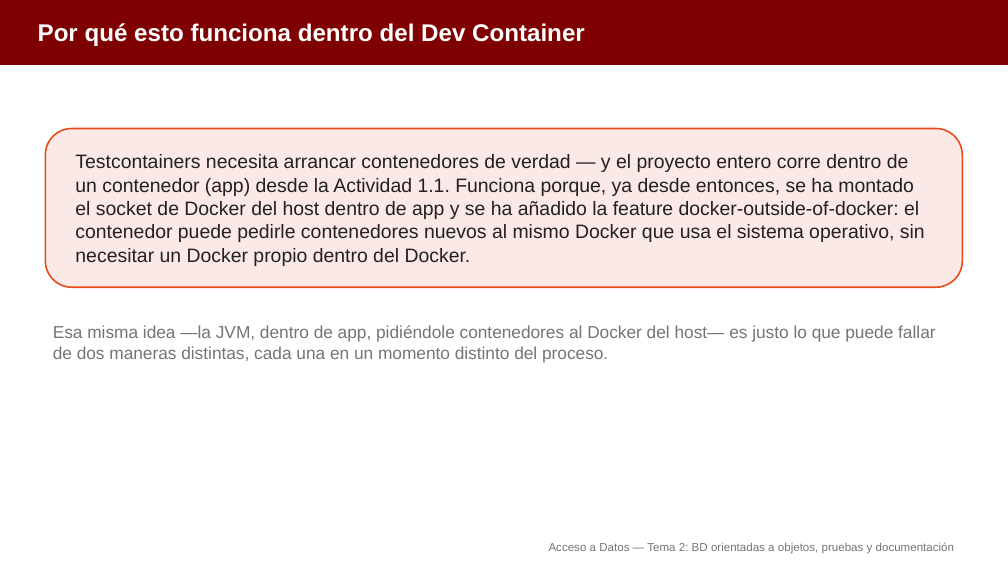
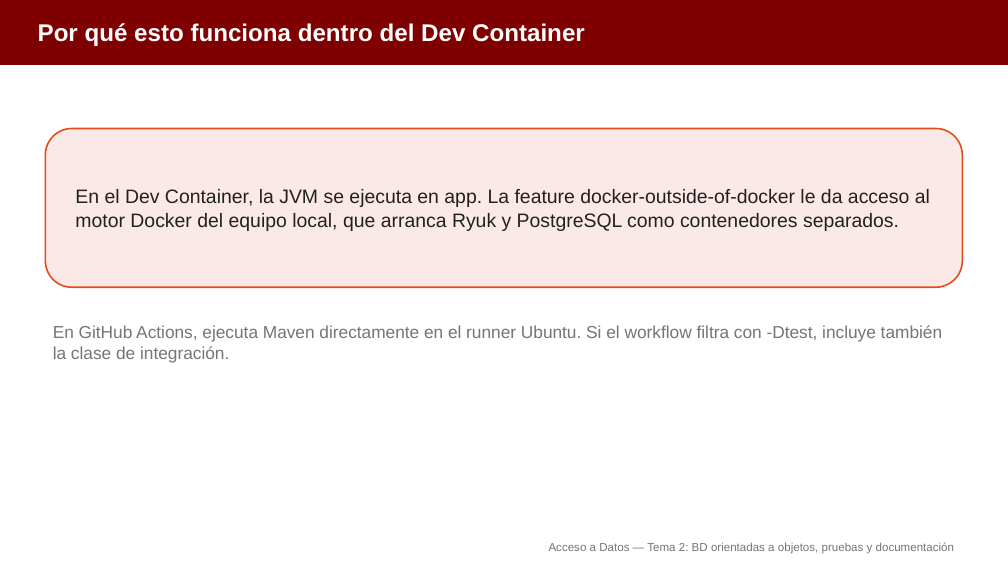
Before and after one commit to aitorventura/acceso-a-datos, a slide deck: slide 8 of docs/tema2/diapositivas/bd-orientadas-a-objetos.pptx (slide 10 before the commit). Drawn at 1008x567 pixels with LibreOffice and Linux fonts; fonts in the diff are those of the drawing. Boxes give left, top, right and bottom in pixels: in the first picture for what was removed or moved away, otherwise in the second. Text is boxed around its words. In the diff, an @@ line names an element or a change of style, - is before the commit and + after.

```diff
--- a/docs/tema2/diapositivas/bd-orientadas-a-objetos.pptx
+++ b/docs/tema2/diapositivas/bd-orientadas-a-objetos.pptx
@@ text at box(75, 189, 930, 231): text changed @@
-Testcontainers necesita arrancar contenedores de verdad — y el proyecto entero corre dentro de un contenedor (app) desde la Actividad 1.1. Funciona porque, ya desde entonces, se ha montado el socket de Docker del host dentro de app y se ha añadido la feature docker-outside-of-docker: el contenedor puede pedirle contenedores nuevos al mismo Docker que usa el sistema operativo, sin necesitar un Docker propio dentro del Docker.
+En el Dev Container, la JVM se ejecuta en app. La feature docker-outside-of-docker le da acceso al motor Docker del equipo local, que arranca Ryuk y PostgreSQL como contenedores separados.
@@ text at box(53, 325, 942, 363): text changed @@
-Esa misma idea —la JVM, dentro de app, pidiéndole contenedores al Docker del host— es justo lo que puede fallar de dos maneras distintas, cada una en un momento distinto del proceso.
+En GitHub Actions, ejecuta Maven directamente en el runner Ubuntu. Si el workflow filtra con -Dtest, incluye también la clase de integración.
```
Also in this commit, not shown: 10 other slides changed, 2 slides removed, 2 other files.
